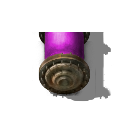
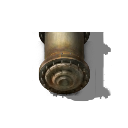
Layers edited between the first and the second 128 × 128 image:
pixels changed over 44, 32, 84, 60 (layer not identified)
